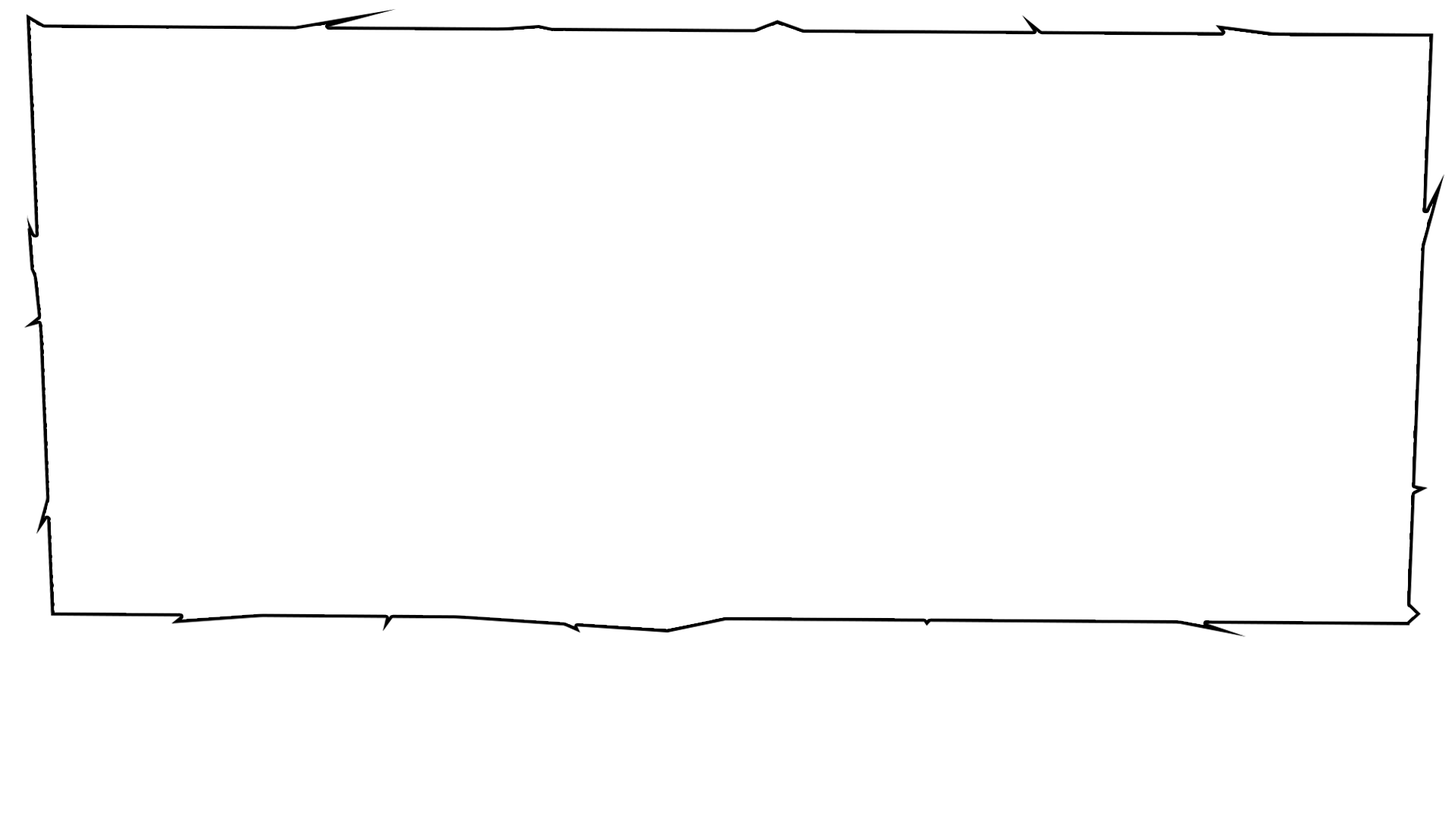
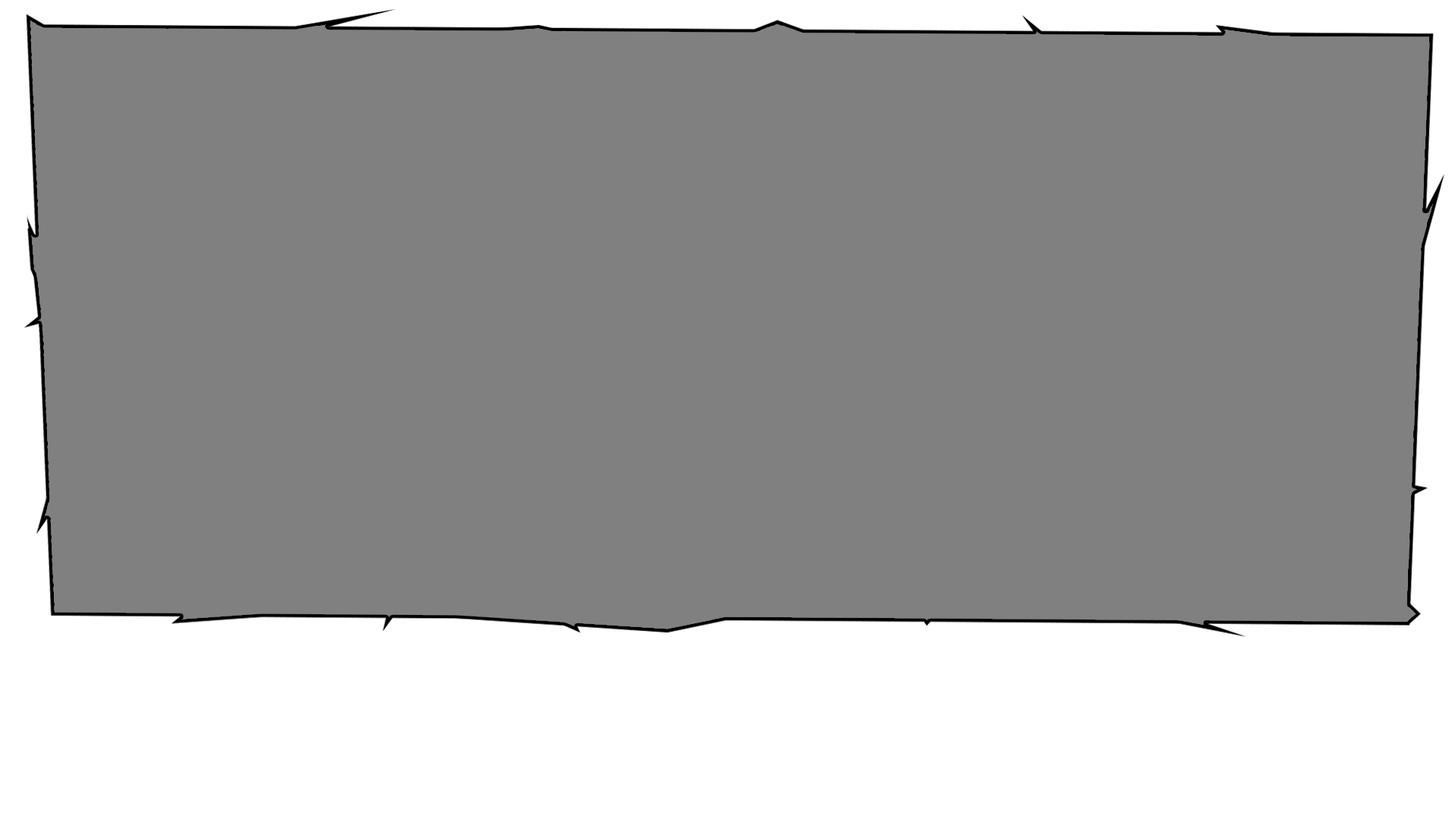
Before/after of a 1455×819 layered artwork. What changed in the layer stack:
showed "Background" over [29, 19, 1434, 630]
